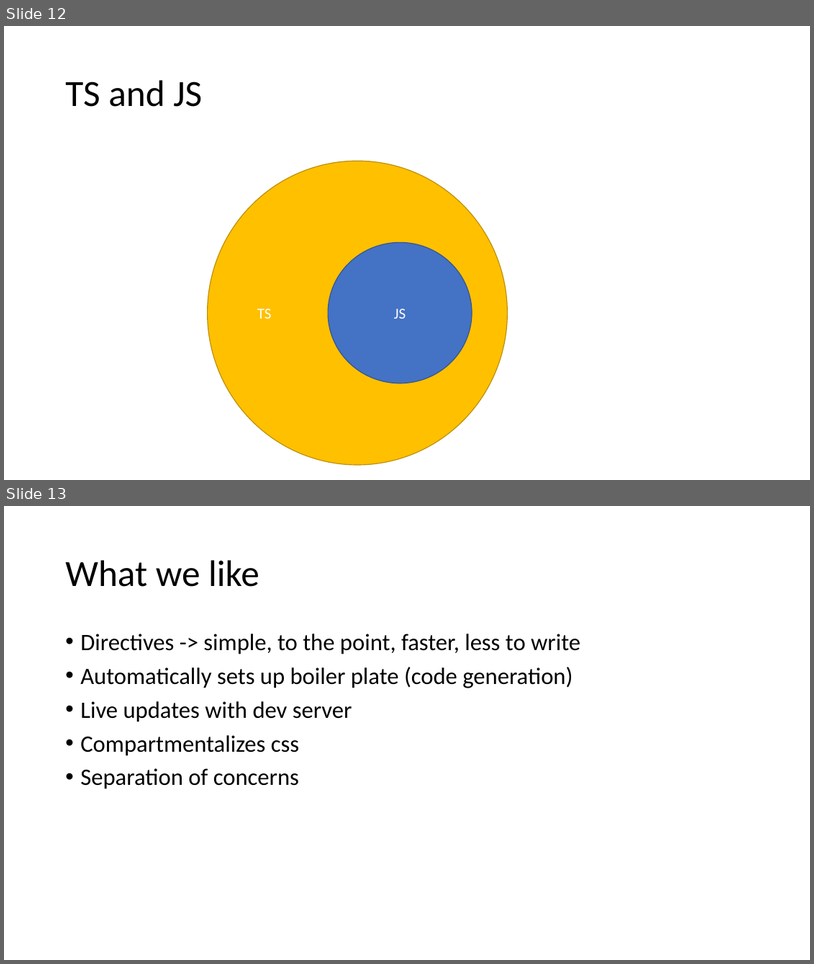
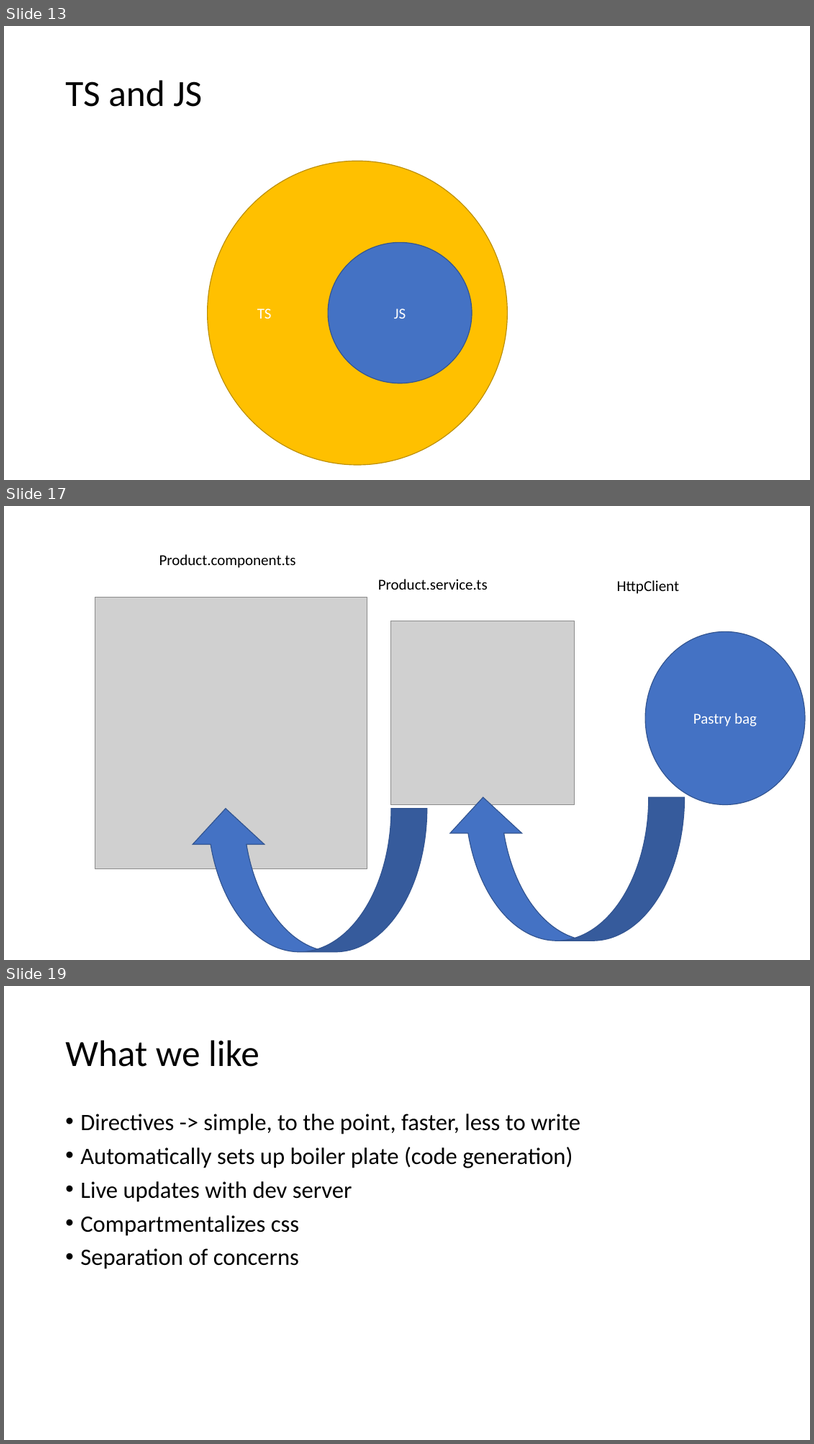
Before and after one commit to 200914ROC2/Training, a slide deck: 6Week-Angular/6w.pptx. Shown one above the other, each under a label of ours: slides 12 and 13 before the commit, slides 13, 17 and 19 after it; the slides between them are not shown. The pictures are 814x964 and 814x1444 pixels, drawn with LibreOffice and Linux fonts; fonts in the diff are those of the drawing; grey boxes stand for pictures. Boxes give left, top, right and bottom in pixels: in the first picture for what was removed or moved away, otherwise in the second. Text is boxed around its words. In the diff, an @@ line names an element or a change of style, - is before the commit and + after.

```diff
--- a/6Week-Angular/6w.pptx
+++ b/6Week-Angular/6w.pptx
@@ slide 17 added at [4,506,810,960], background #FFFFFF @@
@@ text added at [160,554,296,568], 18 pt, text #000000 @@
+Product.component.ts
@@ text added at [378,579,488,590], 18 pt, text #000000 @@
+Product.service.ts
@@ text added at [617,580,679,594], 18 pt, text #000000 @@
+HttpClient
@@ picture added at [95,597,367,868] @@
@@ picture added at [391,620,574,804] @@
@@ ellipse added at [646,632,805,805], fill #4472C4, outline #325491 1 pt, 18 pt, text #FFFFFF @@
+Pastry bag
@@ curved left arrow added at [448,797,685,940], fill #4472C4, outline #325491 1 pt @@
@@ curved left arrow added at [190,808,427,952], fill #4472C4, outline #325491 1 pt @@
@@ what was slide 12 is now slide 13 @@
@@ what was slide 13 is now slide 19 @@
```
Also in this commit, not shown: 2 slides changed, 5 other slides added.
